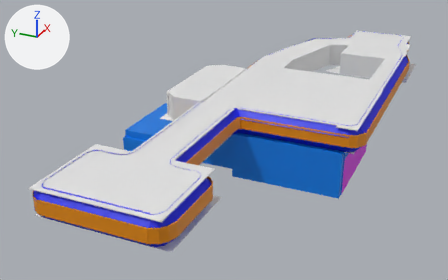
Before and after pictures for a commit that changed the Blender file Assets/Scenes/Chapter1-1/Models/Chapter1-1Mesh.blend.
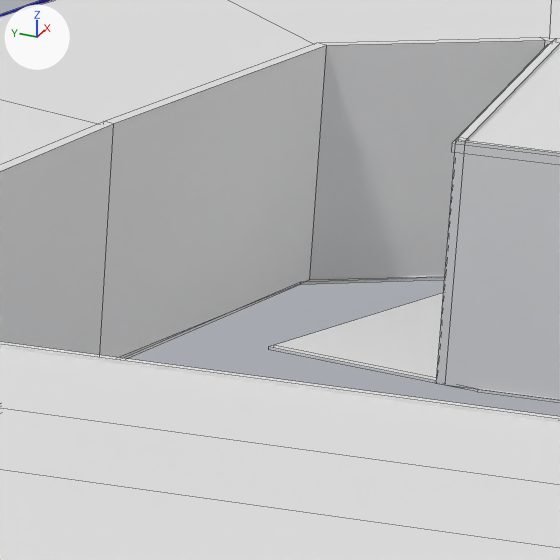
Each version appears first whole from a camera (50 mm lens) standing at (-94.9, -46.1, 53.7) and looking at (-1.2, -3.9, 6.8), and next in a close-up on the part from 67% to 78% of the width and 15% to 32% of the height. The axes (+X, +Y, +Z) are drawn at upper left. The lights are the same throughout. The close-ups show mesh edges as thin lines.

Objects in the first close-up: 'Ceiling', 'Cube.011', 'Floor'.
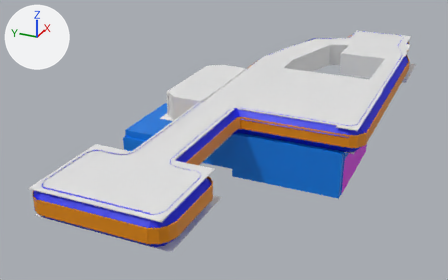
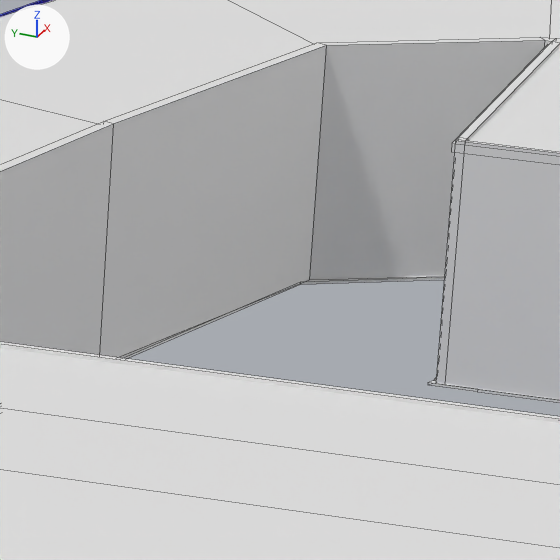
Where the change shows, as pixel boxes [x1, y1, x2, y2] in the close-ups (560 x 560 px; the box of a moved part takes in the faces that stretch with it):
part 1 of me_plane_007, moved or reshaped: before [268, 293, 478, 392]; after [428, 378, 478, 392]

What the commit changed:
me_plane_007 has 166 vertices, 156 faces and spans x -36.5..55.1, y -8.0..6.4, z -12.1..0.0.
me_plane_007 is used by ob_floor; location (-6.78, -6.33, 12.51); scale (1.0, 3.08, 1.0).
Before the commit, vertices of me_plane_007: 96 (35.1, -2.5, 0.0) at pixel (273, 345), 97 (35.1, -2.5, -0.1), 98 (35.0, -2.5, 0.0) at pixel (268, 346), 99 (35.0, -2.5, -0.1) at pixel (268, 349).
Part 1, on me_plane_007:
Vertices 96 to 99 of me_plane_007 move by (-0.8, -1.0, 0.0).
